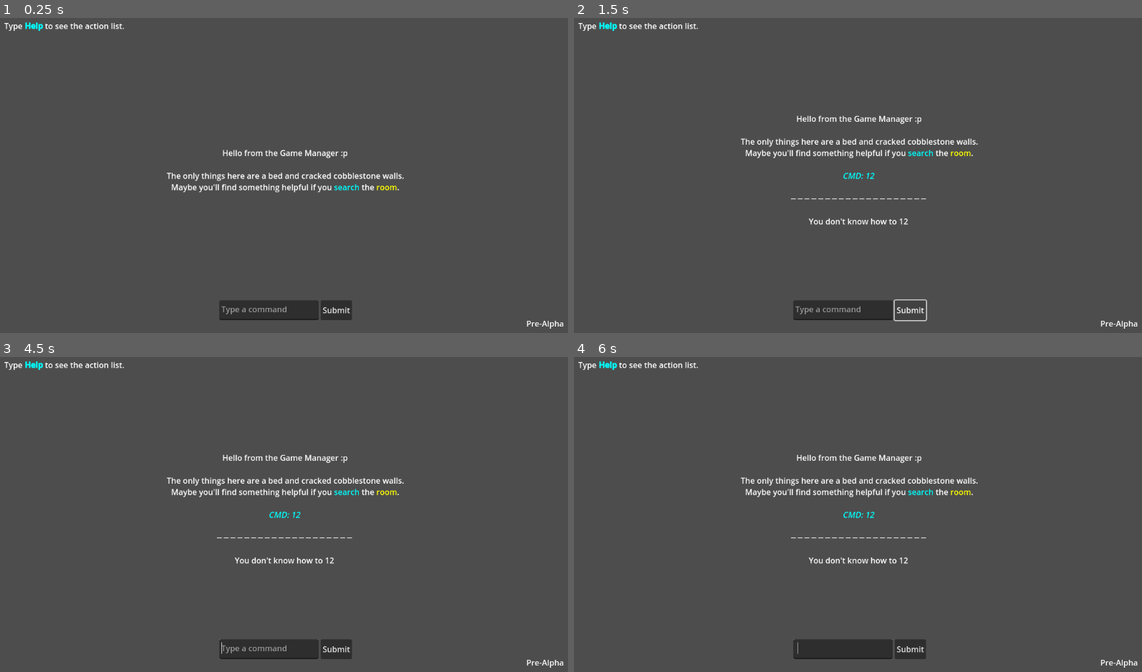
Above: before the commit, frames 1-4 (two rows, left to right).
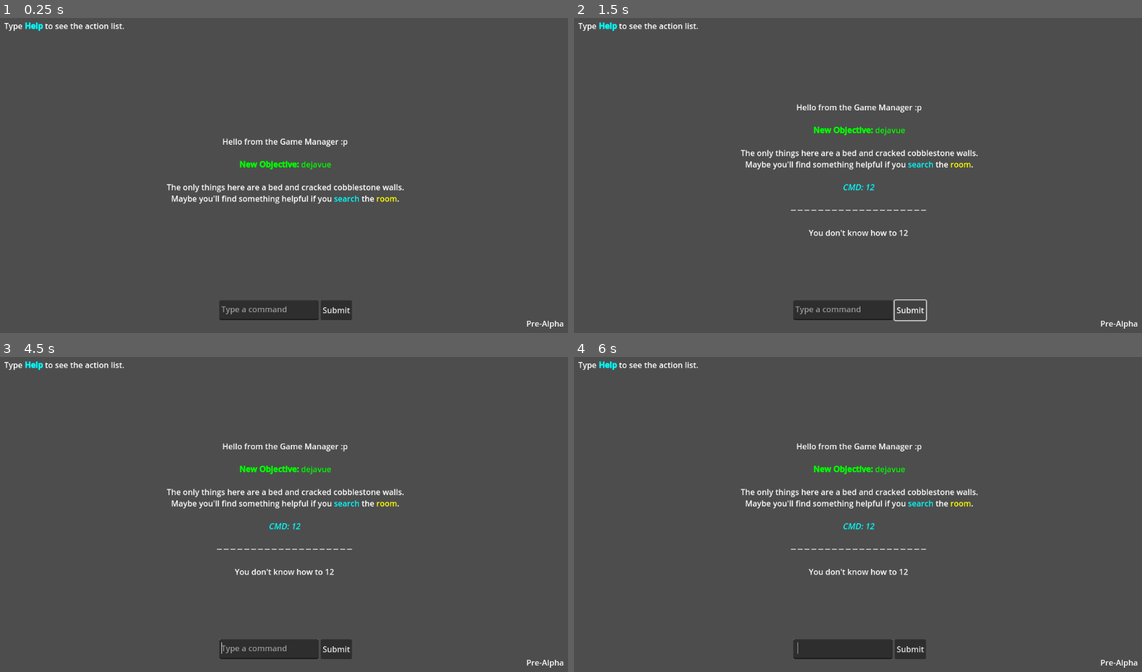
Above: after the commit, the same moments.

Repository: Uraxii/mouse
Game: Godot game, scene res://scenes/main.tscn
The game is run twice, just before and just after one commit, with the same random seed, the same clock (stepped at 60 frames per second) and the same inputs.
Inputs (mouse positions are in pixels of both pictures, inside the frame that each line leads up to):
- Up to frame 1 (0.25 s): no input
- Up to frame 2 (1.5 s): click (840, 310) at 0.52 s; type "12" at 0.6 s; click "Submit" at 1.25 s
- Up to frame 3 (4.5 s): click "Submit" at 2 s; click "Submit" at 2.75 s; tap Enter at 3.5, 3.6 s; move the mouse to (284, 514) at 3.52 s; click (284, 514) at 3.67 s; tap Space at 4.25 s; move the mouse to (266, 649) at 4.27 s; tap Keypad Enter at 4.35 s; click (266, 649) at 4.42 s
- Up to frame 4 (6 s): tap Enter at 5, 5.1 s; move the mouse to (914, 445) at 5.02 s; click (914, 445) at 5.17 s; tap Space at 5.75 s; move the mouse to (829, 580) at 5.77 s; tap Keypad Enter at 5.85 s; click (829, 580) at 5.92 s

The runs differ from the first frame. In frame 1, 2.1% of the frame differs, in the area x 29-72%, y 38-60%; in frame 2, 2.6%, in the area x 29-72%, y 27-70%; in frame 3, 2.6%; in frame 4, 2.6%.
Error in both runs: Invalid access of index '0' on a base object of type: 'PackedStringArray'. (res://scripts/globals/interface/command_input.gd:29)

Commit message:
Objective system

Diff:
--- a/resources/maps/m1/m1.tres
+++ b/resources/maps/m1/m1.tres
@@ -1,10 +1,14 @@
-[gd_resource type="Resource" script_class="Map" load_steps=4 format=3 uid="uid://c3f1fllmtu33a"]
+[gd_resource type="Resource" script_class="Map" load_steps=6 format=3 uid="uid://c3f1fllmtu33a"]
 
 [ext_resource type="Script" uid="uid://o2jjgy8w8ct7" path="res://scripts/resources/room.gd" id="1_3otu0"]
 [ext_resource type="Resource" uid="uid://brwfdukc3c8x1" path="res://resources/maps/m1/rooms/m1_r1.tres" id="2_f60i2"]
 [ext_resource type="Script" uid="uid://3h6u5lgyhjnh" path="res://scripts/resources/map.gd" id="3_gdm7i"]
+[ext_resource type="Script" uid="uid://dg56cjrknw6ow" path="res://scripts/resources/objective.gd" id="3_xpr1w"]
+[ext_resource type="Resource" uid="uid://ch67wnx6e26x2" path="res://resources/maps/m1/objectives/escape_the_room.tres" id="4_56gqc"]
 
 [resource]
 script = ExtResource("3_gdm7i")
+time = 100
 layout = Array[ExtResource("1_3otu0")]([ExtResource("2_f60i2")])
+objectives = Array[ExtResource("3_xpr1w")]([ExtResource("4_56gqc")])
 metadata/_custom_type_script = "uid://3h6u5lgyhjnh"
--- /dev/null
+++ b/resources/maps/m1/objectives/escape_the_room.tres
@@ -0,0 +1,25 @@
+[gd_resource type="Resource" script_class="Objective" load_steps=4 format=3 uid="uid://ch67wnx6e26x2"]
+
+[ext_resource type="Script" uid="uid://dg56cjrknw6ow" path="res://scripts/resources/objective.gd" id="1_sfbvn"]
+[ext_resource type="Script" uid="uid://c4bk8xg2c0lj4" path="res://scripts/resources/task.gd" id="2_g7jgl"]
+
+[sub_resource type="Resource" id="Resource_anpmy"]
+script = ExtResource("2_g7jgl")
+id = "0"
+description = "Obtian the [color=gold]Star Key[/color]."
+trigger_type = "pickup"
+target = "star key"
+completion_message = "You got the [color=gold]Star Key[/color]! Unlock the door and get out of here."
+hint_message = "They key must be somewhere! Try to [color=cyan]search[/color] the [color=gold]room[/color]."
+is_completed = false
+metadata/_custom_type_script = "uid://c4bk8xg2c0lj4"
+
+[resource]
+script = ExtResource("1_sfbvn")
+title = "dejavue"
+description = "Get out of the room."
+tasks = Array[ExtResource("2_g7jgl")]([SubResource("Resource_anpmy")])
+auto_start = true
+is_active = false
+is_completed = false
+metadata/_custom_type_script = "uid://dg56cjrknw6ow"
--- a/scripts/globals/event_manager.gd
+++ b/scripts/globals/event_manager.gd
@@ -43,6 +43,8 @@
             search(cmd.target)
         "help":
             help()
+        "objectives":
+            Global.objectives.show_current_objectives()
         _:
             signals.message.emit("You don't know how to %s" % [cmd])
 
@@ -52,9 +54,14 @@
 
     if not item:
         signals.message.emit("Could not drop %s." % item_name)
+        return
 
     player.current_room.inventory.add_item(item)
-    signals.message.emit("You put the [color=yellow]%s[/color] down." % item.display_name)
+    signals.message.emit(
+        "You put the [color=yellow]%s[/color] down." % item.display_name)
+
+    # Emit objective progress for successful drop
+    signals.objective_progress.emit("drop", item.display_name)
 
 
 func inspect(target_str) -> void:
@@ -73,6 +80,7 @@
         return
 
     signals.message.emit(function.call())
+    signals.objective_progress.emit("inspect", target_str)
 
 
 func look(target_str: String) -> void:
@@ -91,6 +99,7 @@
         return
 
     signals.message.emit(function.call())
+    signals.objective_progress.emit("look", target_str)
 
 
 func pickup(target_str: String) -> void:
@@ -102,12 +111,15 @@
         return
 
     if not item:
-        signals.message.emit("Hrm... No [color=yellow]%s[/color] here." % [target_str])
+        signals.message.emit(
+            "Hrm... No [color=yellow]%s[/color] here." % [target_str])
         return
 
     player.inventory.add_item(item)
     signals.message.emit(
-        "The [color=yello]%s[/color] was placed into your bag." % item.display_name)
+        "The [color=yellow]%s[/color] was placed into your bag." % item.display_name)
+
+    signals.objective_progress.emit("pickup", item.display_name)
 
 
 func search(target_str: String) -> void:
@@ -123,6 +135,9 @@
         return
 
     signals.message.emit(target.search())
+
+    var search_target = target_str if target_str else "room"
+    signals.objective_progress.emit("search", search_target)
 
 
 func help() -> void:
--- a/scripts/globals/game_manager.gd
+++ b/scripts/globals/game_manager.gd
@@ -2,8 +2,8 @@
 
 @onready var signals := Global.signals
 
-var map_data: Map = preload("res://resources/maps/m1/m1.tres")
-var remaining_time := map_data.time
+var map: Map = preload("res://resources/maps/m1/m1.tres")
+var remaining_time := map.time
 
 var player_scene := preload("res://scenes/player.tscn")
 var local_player: Player = null
@@ -32,6 +32,8 @@
 func _on_start_game() -> void:
     Global.signals.message.emit("Hello from the Game Manager :p")
 
+    Global.objectives.load_map_objectives(map.objectives)
+
     local_player = _create_player()
 
     for player in players:
@@ -47,7 +49,7 @@
 
 func _spawn_player(player: Player) -> void:
     if not player.spawn_room:
-        player.spawn_room = map_data.get_spawn_rooms().pick_random()
+        player.spawn_room = map.get_spawn_rooms().pick_random()
 
     move(player, player.spawn_room)
 #endregion
--- a/scripts/globals/global_manager.gd
+++ b/scripts/globals/global_manager.gd
@@ -2,7 +2,9 @@
 
 var signals := SignalBus.new()
 var events := EventManager.new()
+var objectives := ObjectiveManager.new()
 
 
 func _ready() -> void:
+    add_child(objectives)
     events.setup()
--- /dev/null
+++ b/scripts/globals/objective_manager.gd
@@ -0,0 +1,102 @@
+class_name ObjectiveManager extends Node
+
+@onready var signals := Global.signals
+
+var active_objectives: Array[Objective] = []
+var completed_objectives: Array[Objective] = []
+
+
+#region Godot Callback Functions
+func _ready() -> void:
+    signals.objective_progress.connect(_on_objective_progress)
+#endregion
+
+
+#region Public Functions
+func load_map_objectives(map_objectives: Array[Objective]) -> void:
+    clear_all_objectives()
+
+    for objective in map_objectives:
+        if objective.auto_start:
+            start_objective(objective)
+
+
+func clear_all_objectives() -> void:
+    active_objectives.clear()
+    completed_objectives.clear()
+
+
+func start_objective(objective: Objective) -> void:
+    if objective in active_objectives:
+        return
+
+    objective.start()
+    active_objectives.append(objective)
+
+    if not objective.description.is_empty():
+        signals.message.emit(
+            "[color=green][b]New Objective:[/b] %s[/color]" % objective.title)
+
+
+func complete_objective(objective: Objective) -> void:
+    if objective not in active_objectives:
+        return
+
+    active_objectives.erase(objective)
+    completed_objectives.append(objective)
+
+    signals.message.emit(
+        "[color=gold][b]Objective Complete:[/b] %s[/color]" % objective.title)
+
+
+func show_current_objectives() -> void:
+    if active_objectives.is_empty():
+        signals.message.emit("No active objectives.")
+        return
+
+    var text = ""
+    var border_width = 60
+
+    text += "[center][b]Current Objectives[/b][/center]\n"
+    text += "┌" + "─".repeat(border_width - 2) + "┐\n"
+    text += "[table=3][cell][b]    Objective    [/b][/cell][cell][b]    Task    [/b][/cell][cell][b]    Status    [/b][/cell]"
+
+    for objective in active_objectives:
+        var objective_name = objective.title
+        var first_task = true
+
+        for task in objective.tasks:
+            if first_task:
+                text += "[cell]    %s    [/cell]" % objective_name
+                first_task = false
+            else:
+                text += "[cell]        [/cell]"
+
+            var status = "✓" if task.is_completed else "○"
+            var status_color = "green" if task.is_completed else "white"
+
+            text += "[cell]    %s    [/cell]" % task.description
+            text += "[cell]    [color=%s]%s[/color]    [/cell]" % [status_color, status]
+
+    text += "[/table]\n"
+    text += "└" + "─".repeat(border_width - 2) + "┘"
+
+    signals.message.emit(text)
+#endregion
+
+
+#region Private Functions
+func _on_objective_progress(action: String, target: String) -> void:
+    for objective in active_objectives:
+        var completion_msg = objective.try_progress(action, target)
+
+        if not completion_msg.is_empty():
+            signals.message.emit(completion_msg)
+
+            var hint = objective.get_current_hint()
+            if not hint.is_empty():
+                signals.message.emit("[color=yellow][i]%s[/i][/color]" % hint)
+
+            if objective.is_objective_complete():
+                complete_objective(objective)
+#endregionc
--- a/scripts/globals/signal_bus.gd
+++ b/scripts/globals/signal_bus.gd
@@ -12,4 +12,7 @@
 signal move_player(room: Room)
 
 @warning_ignore("unused_signal")
+signal objective_progress(action: String, target: String)
+
+@warning_ignore("unused_signal")
 signal update_room(room: Room)
--- a/scripts/resources/map.gd
+++ b/scripts/resources/map.gd
@@ -3,6 +3,7 @@
 
 @export var time := 100
 @export var layout: Array[Room] = []
+@export var objectives: Array[Objective] = []
 
 
 #region Public Functions
--- /dev/null
+++ b/scripts/resources/objective.gd
@@ -0,0 +1,54 @@
+class_name Objective extends Resource
+
+
+@export var title: String = ""
+@export_multiline var description: String = ""
+@export var tasks: Array[Task] = []
+@export var auto_start: bool = false
+@export var is_active: bool = false
+@export var is_completed: bool = false
+
+
+func start() -> void:
+    is_active = true
+
+
+func get_current_task() -> Task:
+    for task in tasks:
+        if not task.is_completed:
+            return task
+    return null
+
+
+func is_objective_complete() -> bool:
+    for task in tasks:
+        if not task.is_completed:
+            return false
+    return true
+
+
+func try_progress(action: String, target: String) -> String:
+    if not is_active or is_completed:
+        return ""
+
+    var current_task = get_current_task()
+    if not current_task:
+        return ""
+
+    if current_task.matches_action(action, target):
+        var completion_msg = current_task.complete()
+
+        # Check if objective is now complete
+        if is_objective_complete():
+            is_completed = true
+
+        return completion_msg
+
+    return ""
+
+
+func get_current_hint() -> String:
+    var current_task = get_current_task()
+    if current_task:
+        return current_task.get_hint()
+    return ""
--- /dev/null
+++ b/scripts/resources/task.gd
@@ -0,0 +1,33 @@
+class_name Task extends Resource
+
+
+@export var id: String = ""
+@export_multiline var description: String = ""
+@export_enum("pickup", "use", "search", "move", "look", "inspect", "drop")
+var trigger_type: String = "pickup"
+@export var target: String = ""
+@export_multiline var completion_message: String = ""
+@export_multiline var hint_message: String = ""
+@export var is_completed: bool = false
+
+
+func complete() -> String:
+    is_completed = true
+    return completion_message
+
+
+func matches_action(action: String, target_name: String) -> bool:
+    if is_completed:
+        return false
+
+    if trigger_type.to_lower() != action.to_lower():
+        return false
+
+    if target.is_empty():
+        return true
+
+    return target.to_lower() == target_name.to_lower()
+
+
+func get_hint() -> String:
+    return hint_message
Not shown, added: scripts/globals/objective_manager.gd.uid
Not shown, added: scripts/resources/objective.gd.uid
Not shown, added: scripts/resources/task.gd.uid
